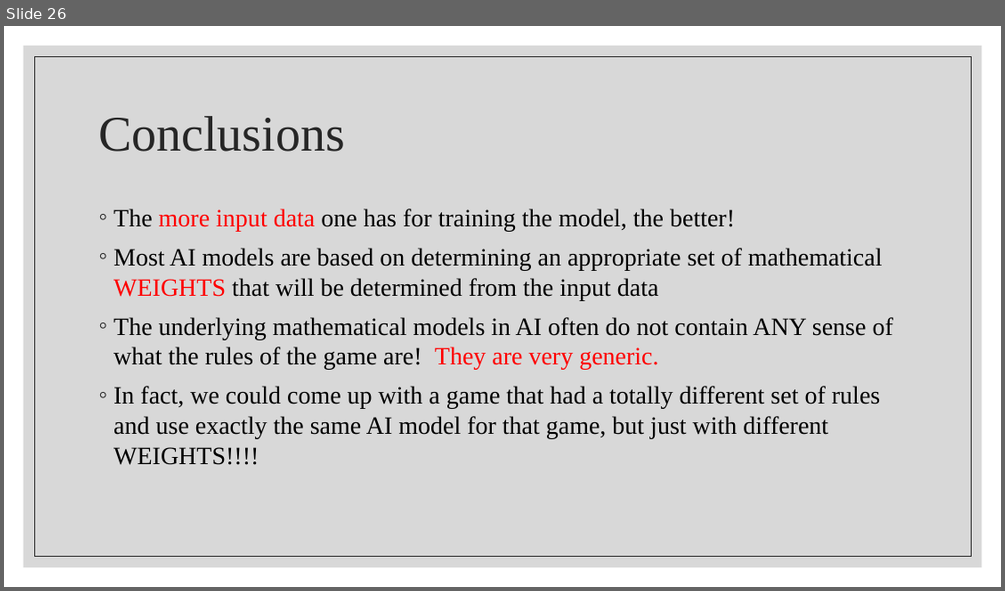
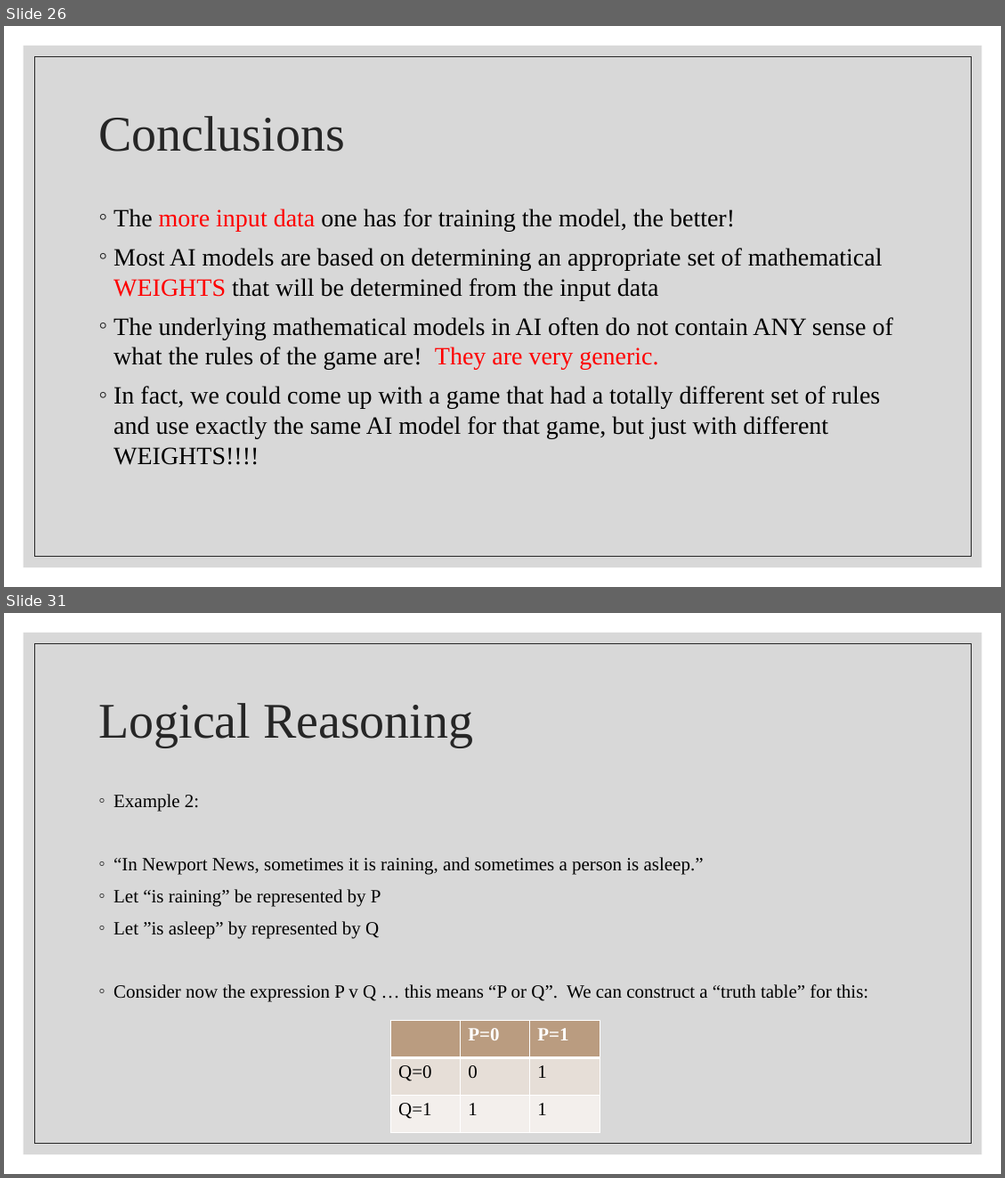
Before and after one commit to wutmeownow/phys441, a slide deck: JupyterNotebooks/LLS/Lecture3.pptx. Shown one above the other, each under a label of ours: slide 26 before the commit, slides 26 and 31 after it; the slides between them are not shown. The pictures are 1005x591 and 1005x1178 pixels, drawn with LibreOffice and Linux fonts; fonts in the diff are those of the drawing. Boxes give left, top, right and bottom in pixels: in the first picture for what was removed or moved away, otherwise in the second. Text is boxed around its words. In the diff, an @@ line names an element or a change of style, - is before the commit and + after.

```diff
--- a/JupyterNotebooks/LLS/Lecture3.pptx
+++ b/JupyterNotebooks/LLS/Lecture3.pptx
@@ slide 31 added at (4,613,1001,1174), background #FFFFFF; not listed: 2 template elements that a slide beside it also shows @@
@@ title added at (98,703,473,747), 48 pt, text #262626 @@
+Logical Reasoning
@@ text added at (113,794,868,1002), 18 pt, text #000000 @@
+◦ Example 2:
+◦ “In Newport News, sometimes it is raining, and sometimes a person is asleep.”
+◦ Let “is raining” be represented by P
+◦ Let ”is asleep” by represented by Q
+◦ Consider now the expression P v Q … this means “P or Q”. We can construct a “truth table” for this:
@@ table added at (391,1020,600,1132), 3 rows, 3 columns @@
+ | P=0 | P=1
+Q=0 | 0 | 1
+Q=1 | 1 | 1
```
Also in this commit, not shown: 7 other slides added, 1 other file.
